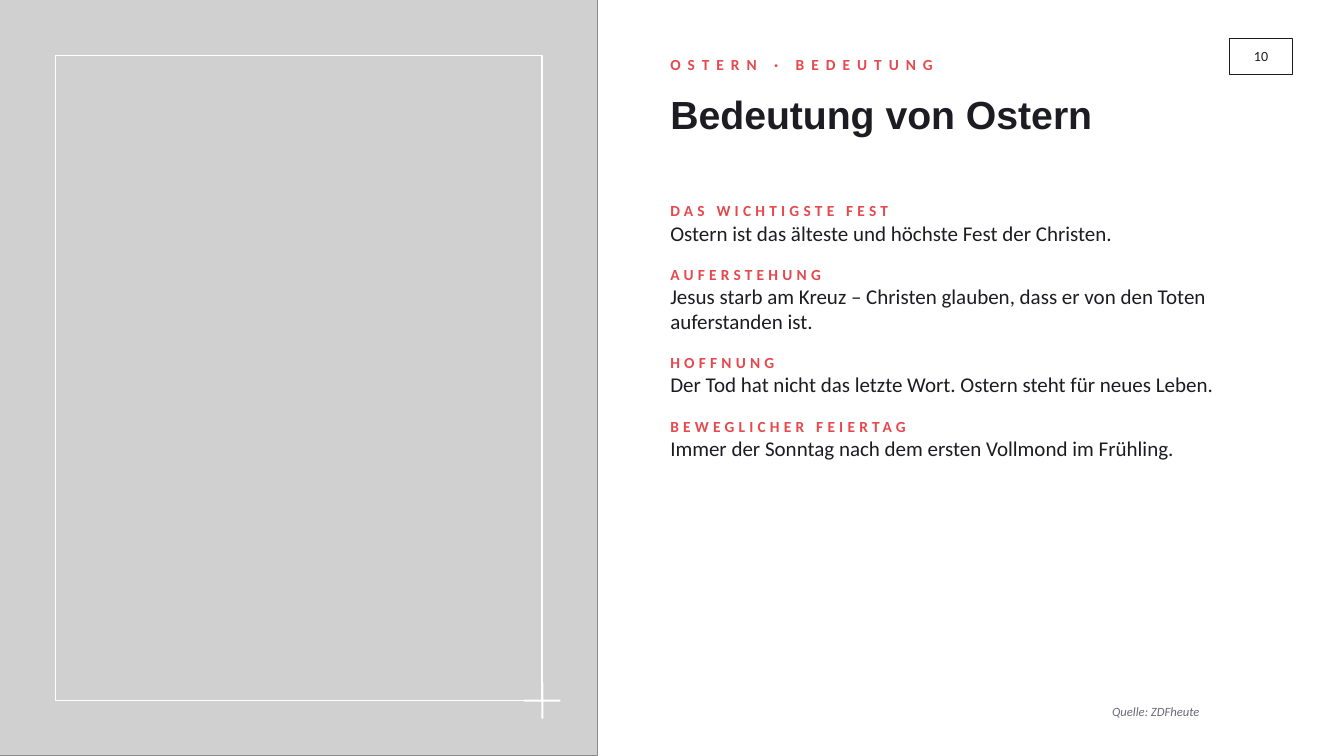
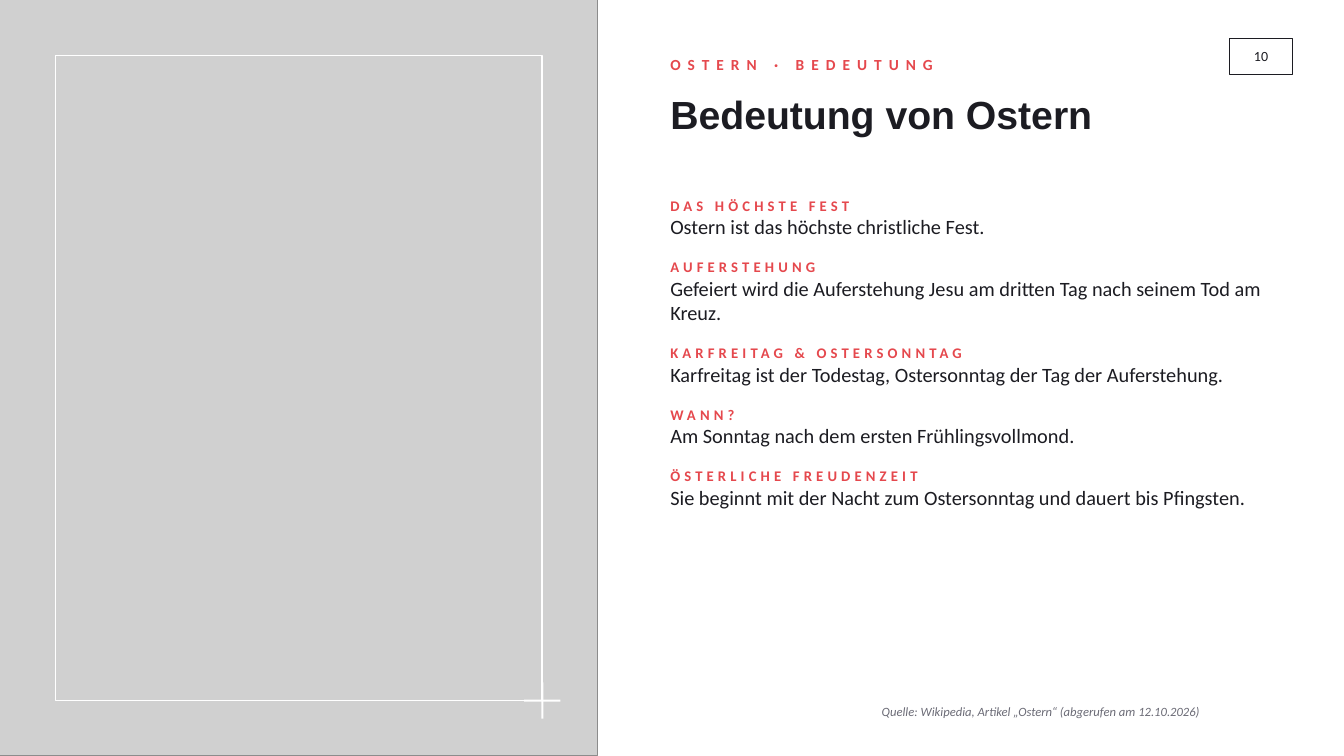
Before and after one commit to Flxrian/Erinnerung, a slide deck: slide 10 of Karneval_und_Ostern.pptx. Drawn at 1344x756 pixels with LibreOffice and Linux fonts; fonts in the diff are those of the drawing; grey boxes stand for pictures. Boxes give left, top, right and bottom in pixels: in the first picture for what was removed or moved away, otherwise in the second. Text is boxed around its words. In the diff, an @@ line names an element or a change of style, - is before the commit and + after.

```diff
--- a/Karneval_und_Ostern.pptx
+++ b/Karneval_und_Ostern.pptx
@@ text at [670,199,985,234]: text changed; size 15 to 14.5 pt @@
-DAS WICHTIGSTE FEST
-Ostern ist das älteste und höchste Fest der Christen.
+DAS HÖCHSTE FEST
+Ostern ist das höchste christliche Fest.
@@ text at [670,262,815,272]: size 11 to 10.5 pt in "AUFERSTEHUNG" @@
@@ text at [670,282,1261,509]: text changed; size 15 to 14.5 pt @@
-Jesus starb am Kreuz – Christen glauben, dass er von den Toten auferstanden ist.
-HOFFNUNG
-Der Tod hat nicht das letzte Wort. Ostern steht für neues Leben.
-BEWEGLICHER FEIERTAG
-Immer der Sonntag nach dem ersten Vollmond im Frühling.
+Gefeiert wird die Auferstehung Jesu am dritten Tag nach seinem Tod am Kreuz.
+KARFREITAG & OSTERSONNTAG
+Karfreitag ist der Todestag, Ostersonntag der Tag der Auferstehung.
+WANN?
+Am Sonntag nach dem ersten Frühlingsvollmond.
+ÖSTERLICHE FREUDENZEIT
+Sie beginnt mit der Nacht zum Ostersonntag und dauert bis Pfingsten.
@@ text at [882,707,1199,718]: text changed @@
-Quelle: ZDFheute
+Quelle: Wikipedia, Artikel „Ostern“ (abgerufen am 12.10.2026)
```
Also in this commit, not shown: 4 other slides changed.
